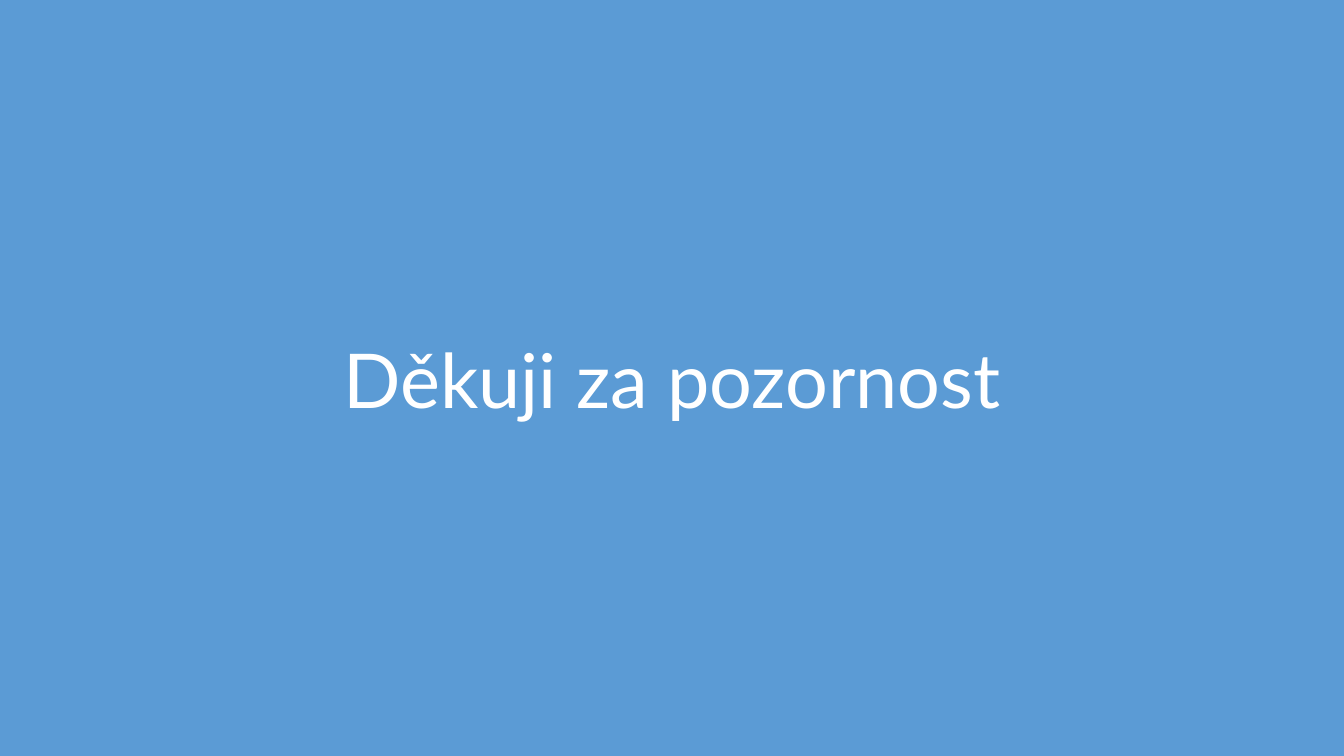
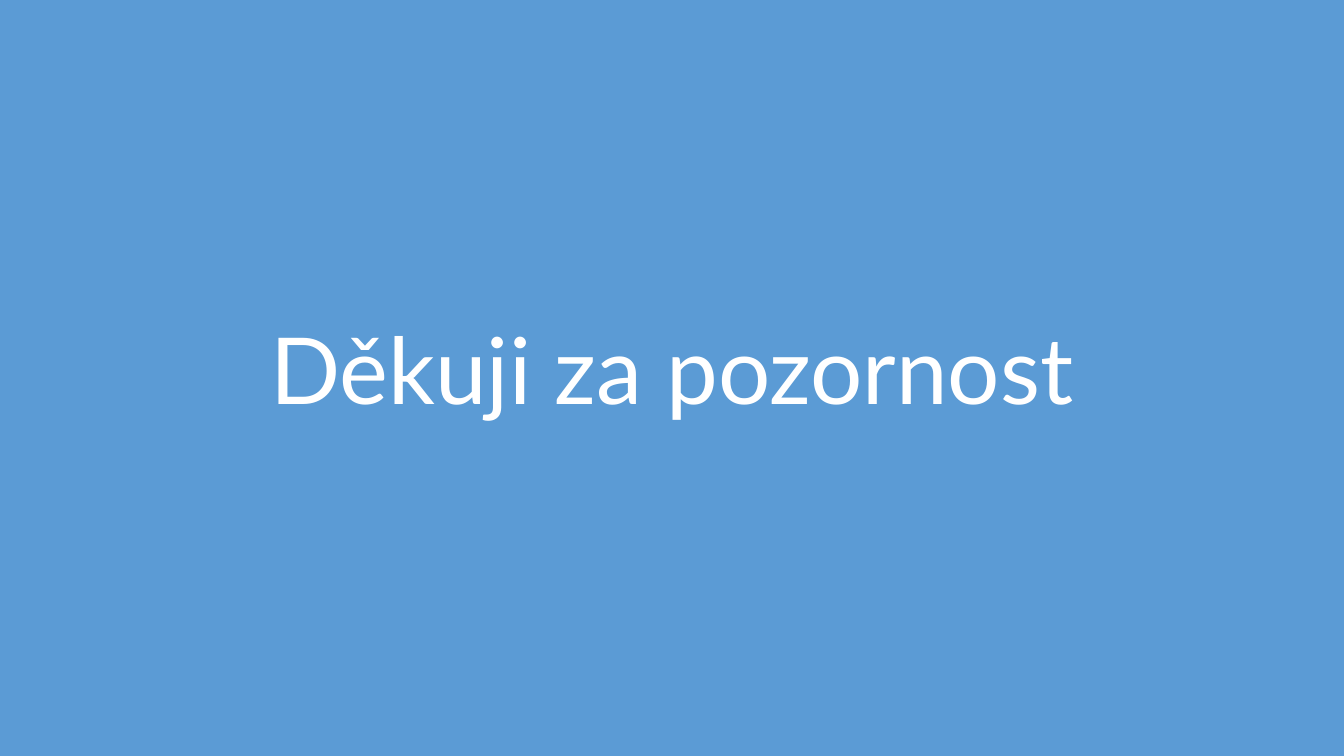
Before and after one commit to mrtnzlml-archive/Real-time-WS, a slide deck: slide 8 of obhajoba.pptx. Drawn at 1344x756 pixels with LibreOffice and Linux fonts; fonts in the diff are those of the drawing. Boxes give left, top, right and bottom in pixels: in the first picture for what was removed or moved away, otherwise in the second. Text is boxed around its words. In the diff, an @@ line names an element or a change of style, - is before the commit and + after.

```diff
--- a/obhajoba.pptx
+++ b/obhajoba.pptx
@@ title "Děkuji za pozornost" at box(270, 336, 1073, 421): size 54 to 66 pt @@
```
Also in this commit, not shown: 5 other slides changed, 1 slide added, 1 slide removed, 15 other files.
